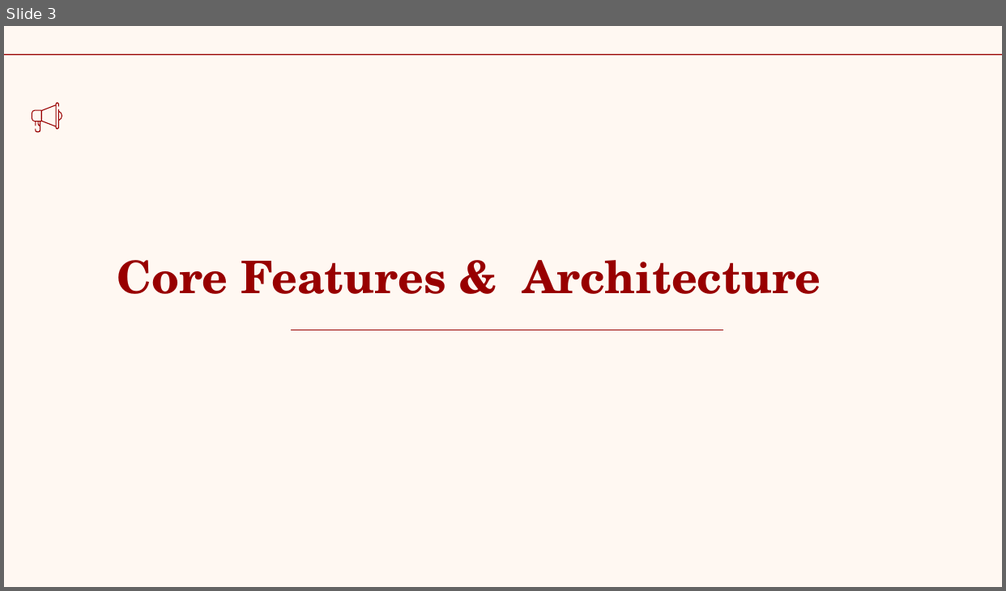
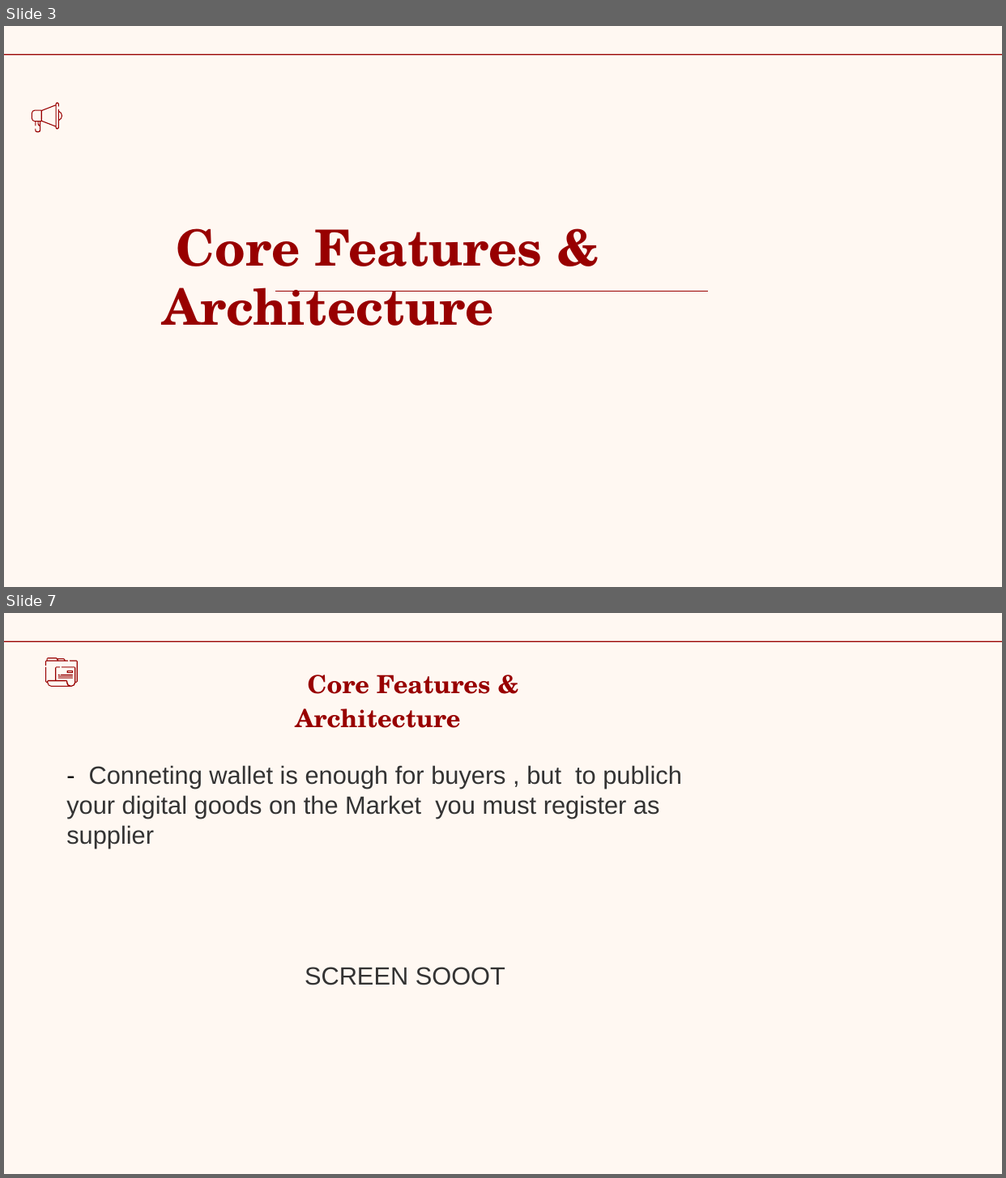
Before and after one commit to stfx86/SupplierMS, a slide deck: overview.pptx. Shown one above the other, each under a label of ours: slide 3 before the commit, slides 3 and 7 after it; the slides between them are not shown. The pictures are 1006x591 and 1006x1178 pixels, drawn with LibreOffice and Linux fonts; fonts in the diff are those of the drawing. Boxes give left, top, right and bottom in pixels: in the first picture for what was removed or moved away, otherwise in the second. Text is boxed around its words. In the diff, an @@ line names an element or a change of style, - is before the commit and + after.

```diff
--- a/overview.pptx
+++ b/overview.pptx
@@ slide 7 added at <box>4,613,1002,1174</box>, background #FFF8F2; not listed: 1 template element that a slide beside it also shows @@
@@ group added at <box>45,658,77,686</box>: 7 freeform shapes @@
@@ text added at <box>295,675,491,728</box>, 18 pt, text #980000, bold @@
+Core Features & Architecture
@@ text added at <box>66,765,682,848</box>, 18 pt, text #333333 @@
+- Conneting wallet is enough for buyers , but to publich your digital goods on the Market you must register as supplier
@@ text added at <box>305,967,505,986</box>, 18 pt, text #333333 @@
+SCREEN SOOOT
@@ slide 3 changed as well @@
@@ title "Core Features & Architecture": place and size @@
-title "Core Features & Architecture" at <box>117,260,821,294</box>
+title "Core Features & Architecture" at <box>163,228,542,326</box>
@@ title "Core Features & Architecture" at <box>163,228,542,326</box>: size 32.4 to 36 pt @@
@@ line moved from (722, 331) - (291, 331) to (708, 292) - (275, 292) @@
```
Also in this commit, not shown: 14 other slides changed, 9 other slides added, 1 slide removed, 2 other files.
